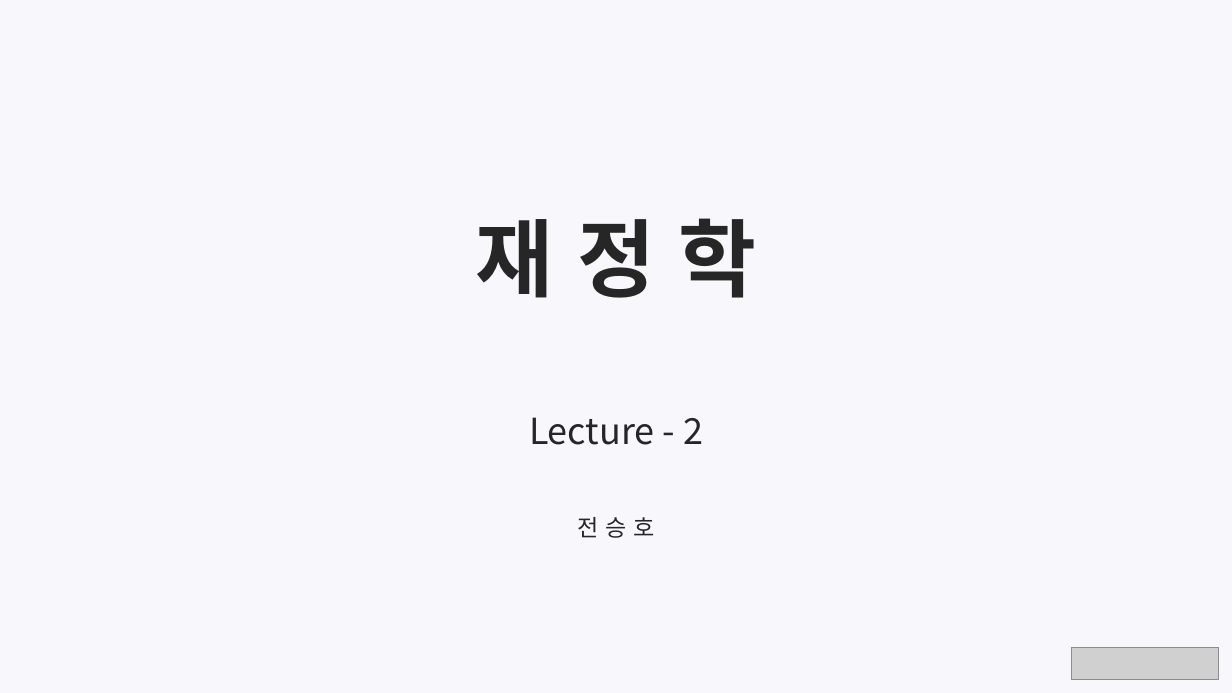
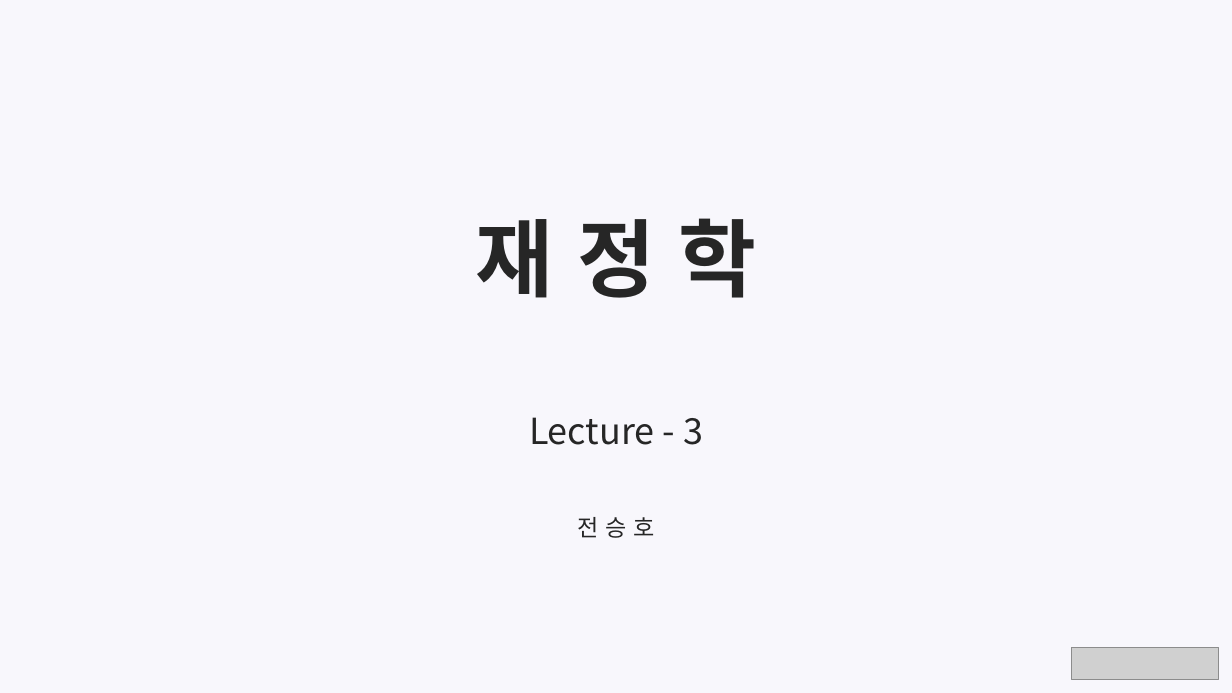
Before and after one commit to meandthey/Teaching, a slide deck: slide 1 of 재정학/01_Lectures/재정학_Chapter_3.pptx. Drawn at 1232x693 pixels with LibreOffice and Linux fonts; fonts in the diff are those of the drawing; grey boxes stand for pictures. Boxes give left, top, right and bottom in pixels: in the first picture for what was removed or moved away, otherwise in the second. Text is boxed around its words. In the diff, an @@ line names an element or a change of style, - is before the commit and + after.

```diff
--- a/재정학/01_Lectures/재정학_Chapter_3.pptx
+++ b/재정학/01_Lectures/재정학_Chapter_3.pptx
@@ subtitle at [529, 417, 703, 445]: text changed @@
-Lecture - 2
+Lecture - 3
```
Also in this commit, not shown: 4 other slides changed, 1 slide removed, 5 other files.
